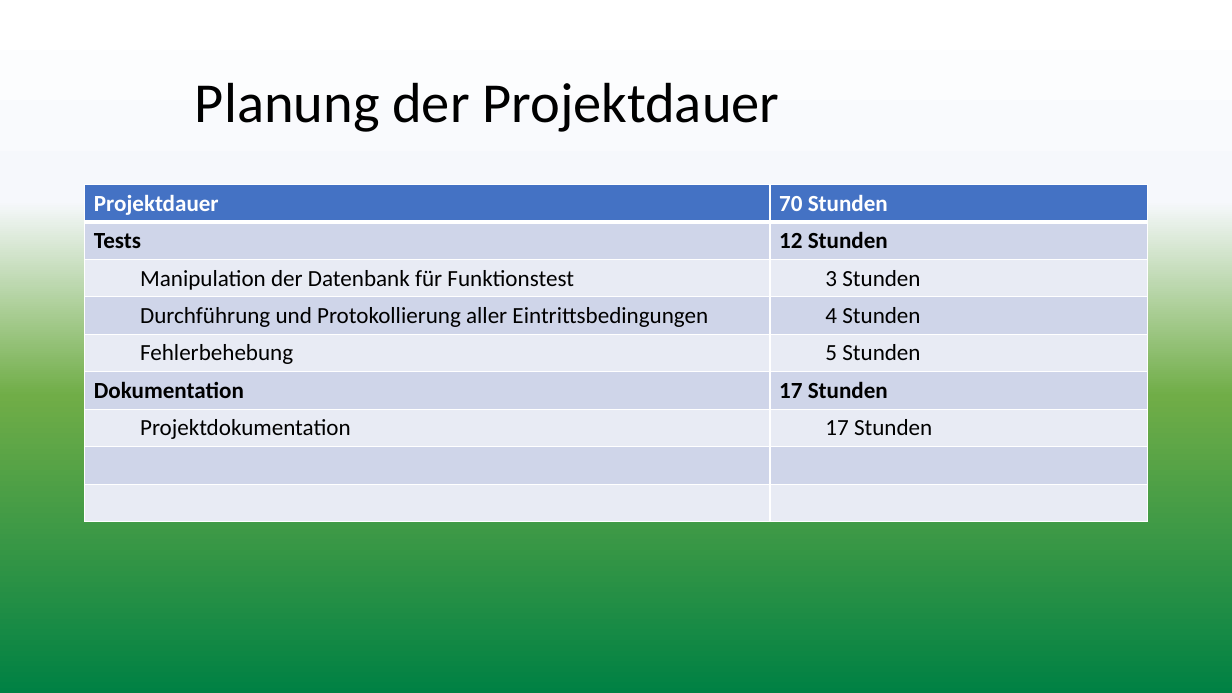
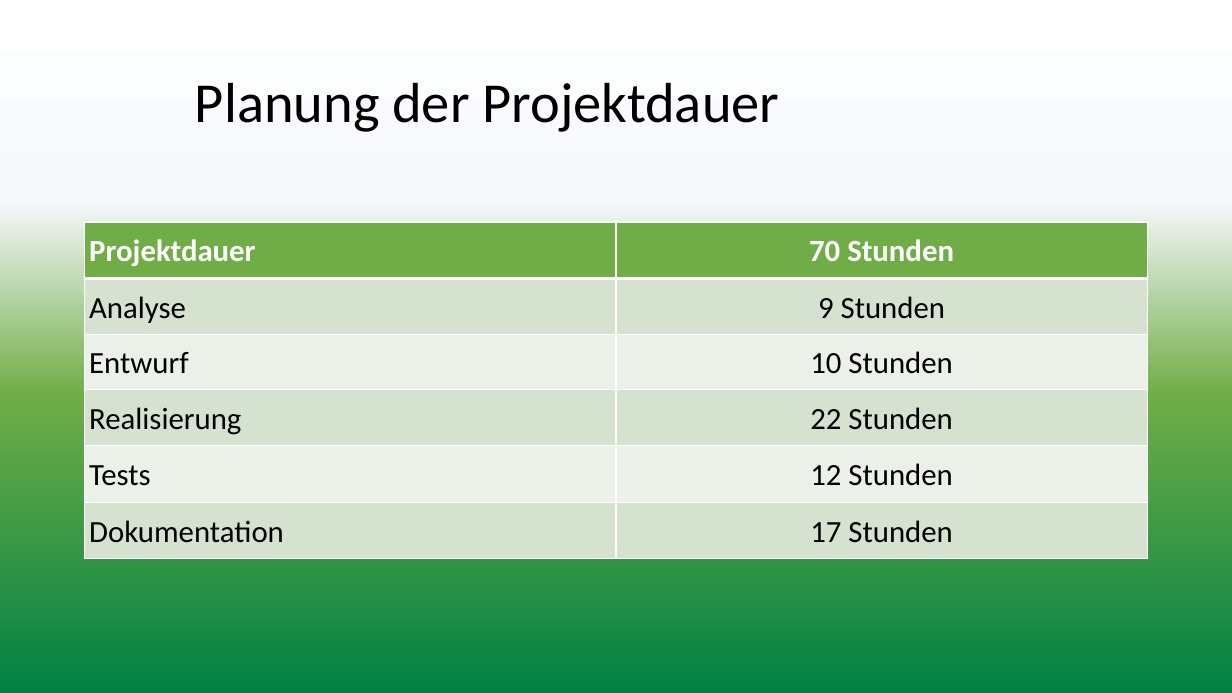
Before and after one commit to hgreis/IHK, a slide deck: slide 9 of presentation/Präsentation.pptx (slide 10 before the commit). Drawn at 1232x693 pixels with LibreOffice and Linux fonts; fonts in the diff are those of the drawing; background and template pictures are left out. Boxes give left, top, right and bottom in pixels: in the first picture for what was removed or moved away, otherwise in the second. Text is boxed around its words. In the diff, an @@ line names an element or a change of style, - is before the commit and + after.

```diff
--- a/presentation/Präsentation.pptx
+++ b/presentation/Präsentation.pptx
@@ table at [85,222,1148,558] @@
+row 2: Analyse | 9 Stunden
+row 3: Entwurf | 10 Stunden
+row 4: Realisierung | 22 Stunden
-row 3: Manipulation der Datenbank für Funktionstest | 3 Stunden
-row 4: Durchführung und Protokollierung aller Eintrittsbedingungen | 4 Stunden
-row 5: Fehlerbehebung | 5 Stunden
-row 7: Projektdokumentation | 17 Stunden
-row 8:  | 
-row 9:  | 
@@ table: place and size @@
-table at [85,185,1148,522]
+table at [85,222,1148,558]
```
Also in this commit, not shown: 3 other slides changed, 1 slide added, 15 slides removed.
